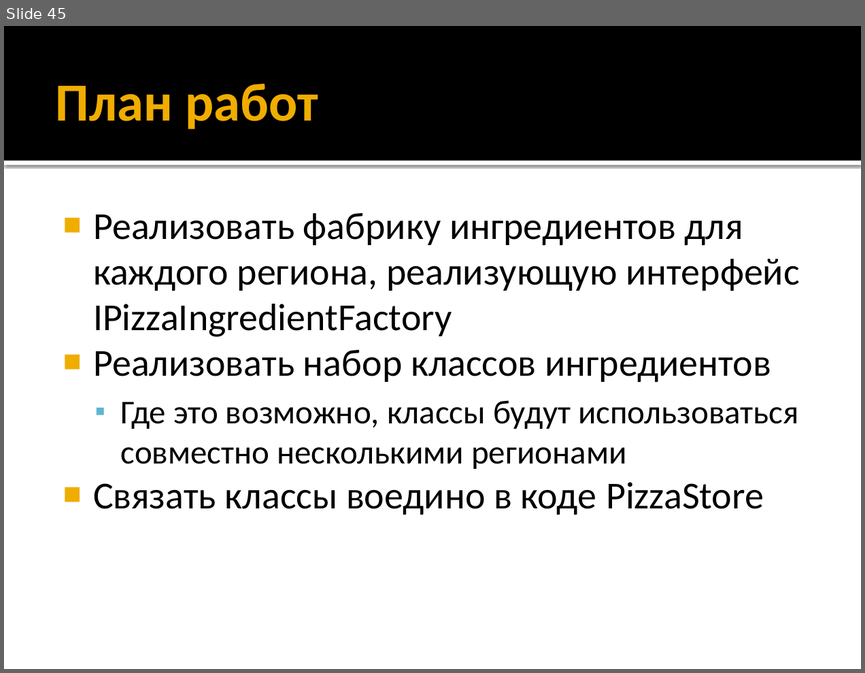
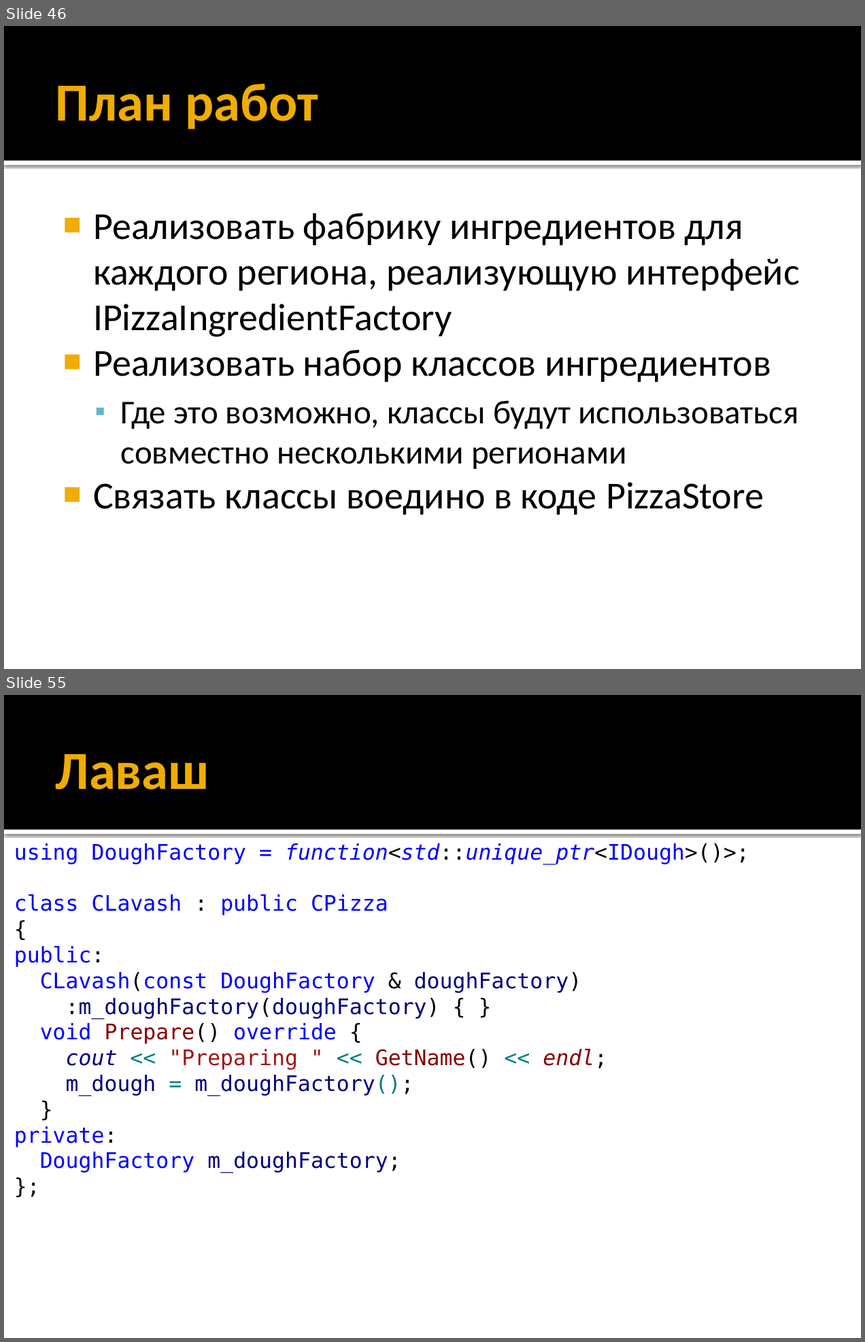
Before and after one commit to iv-sergius/ood, a slide deck: lectures/04.factory/factory.pptx. Shown one above the other, each under a label of ours: slide 45 before the commit, slides 46 and 55 after it; the slides between them are not shown. The pictures are 865x673 and 865x1342 pixels, drawn with LibreOffice and Linux fonts; fonts in the diff are those of the drawing. Boxes give left, top, right and bottom in pixels: in the first picture for what was removed or moved away, otherwise in the second. Text is boxed around its words. In the diff, an @@ line names an element or a change of style, - is before the commit and + after.

```diff
--- a/lectures/04.factory/factory.pptx
+++ b/lectures/04.factory/factory.pptx
@@ slide 55 added at (x1=4, y1=695, x2=861, y2=1338), background #FFFFFF; not listed: 2 template elements that a slide beside it also shows @@
@@ title added at (x1=56, y1=754, x2=209, y2=790), 45 pt, text #F0AD00, bold @@
+Лаваш
@@ text added at (x1=14, y1=843, x2=749, y2=1173), 18 pt, text #0000FF @@
+using DoughFactory = function<std::unique_ptr<IDough>()>;
+class CLavash : public CPizza
+{
+public:
+CLavash(const DoughFactory & doughFactory)
+:m_doughFactory(doughFactory) { }
+void Prepare() override {
+cout << "Preparing " << GetName() << endl;
+m_dough = m_doughFactory();
+}
+private:
+DoughFactory m_doughFactory;
+};
@@ what was slide 45 is now slide 46 @@
```
Also in this commit, not shown: 6 slides changed, 7 other slides added, 1 slide removed.
